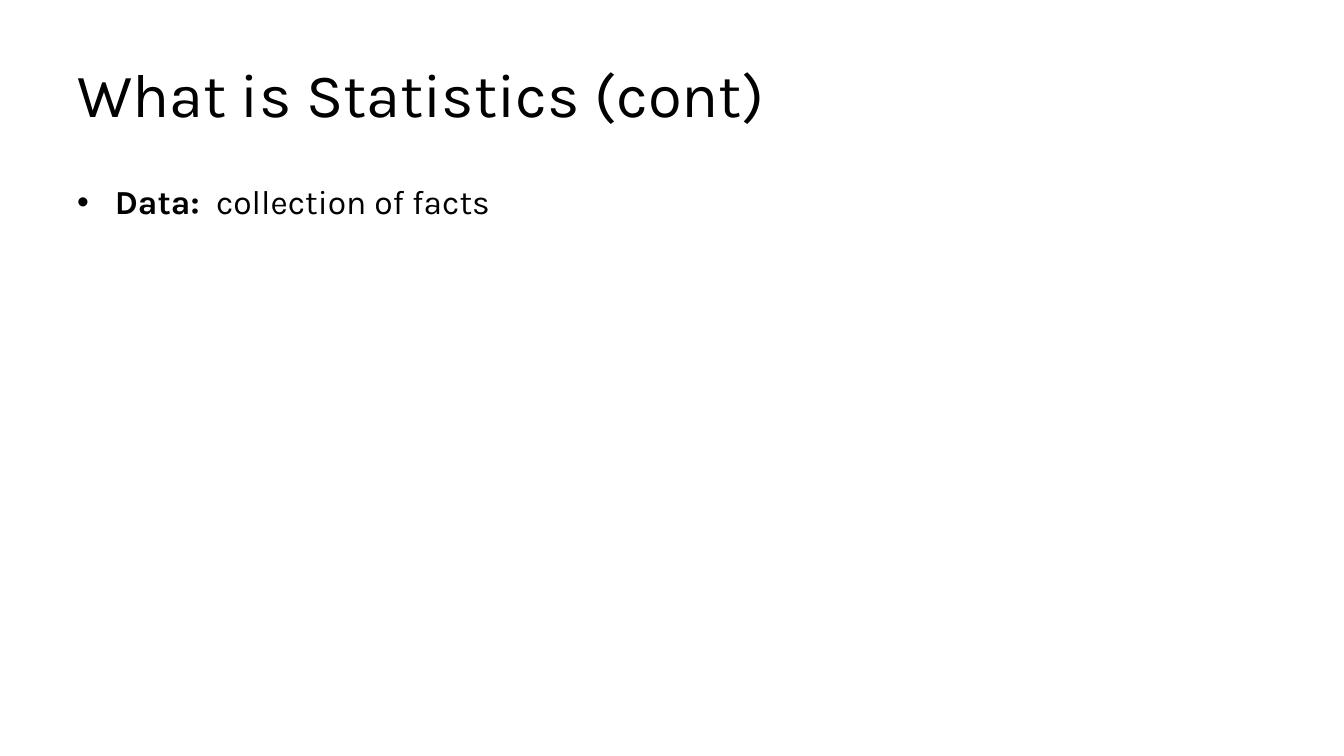
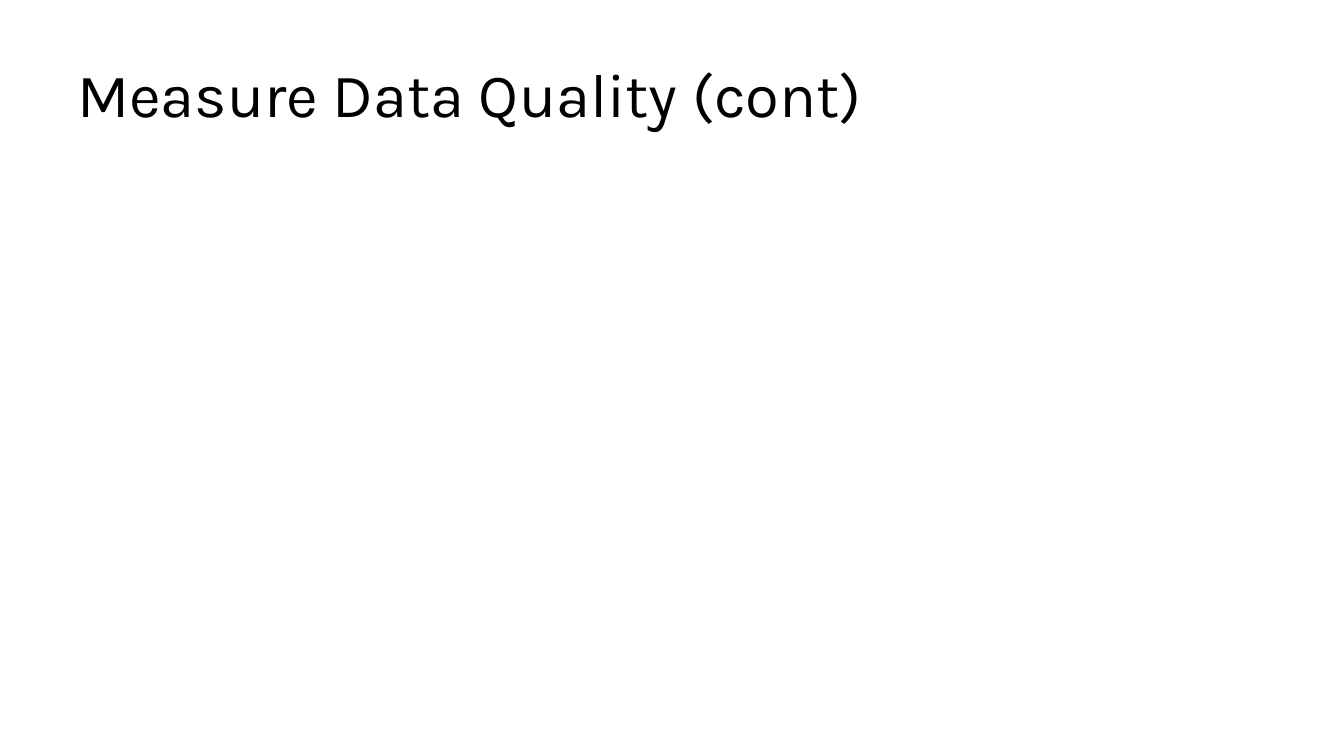
Before and after one commit to kershrita/Data-Science-Roadmap, a slide deck: slide 14 of slides/Session 02 - Introduction to Statistics.pptx (slide 11 before the commit). Drawn at 1344x756 pixels with LibreOffice and Linux fonts; fonts in the diff are those of the drawing; grey boxes stand for pictures. Boxes give left, top, right and bottom in pixels: in the first picture for what was removed or moved away, otherwise in the second. Text is boxed around its words. In the diff, an @@ line names an element or a change of style, - is before the commit and + after.

```diff
--- a/slides/Session 02 - Introduction to Statistics.pptx
+++ b/slides/Session 02 - Introduction to Statistics.pptx
@@ title at [77, 72, 861, 132]: text changed @@
-What is Statistics (cont)
+Measure Data Quality (cont)
@@ text removed at [115, 191, 490, 215] @@
-• Data: collection of facts
```
Also in this commit, not shown: 8 other slides changed, 23 slides added, 2 slides removed.
